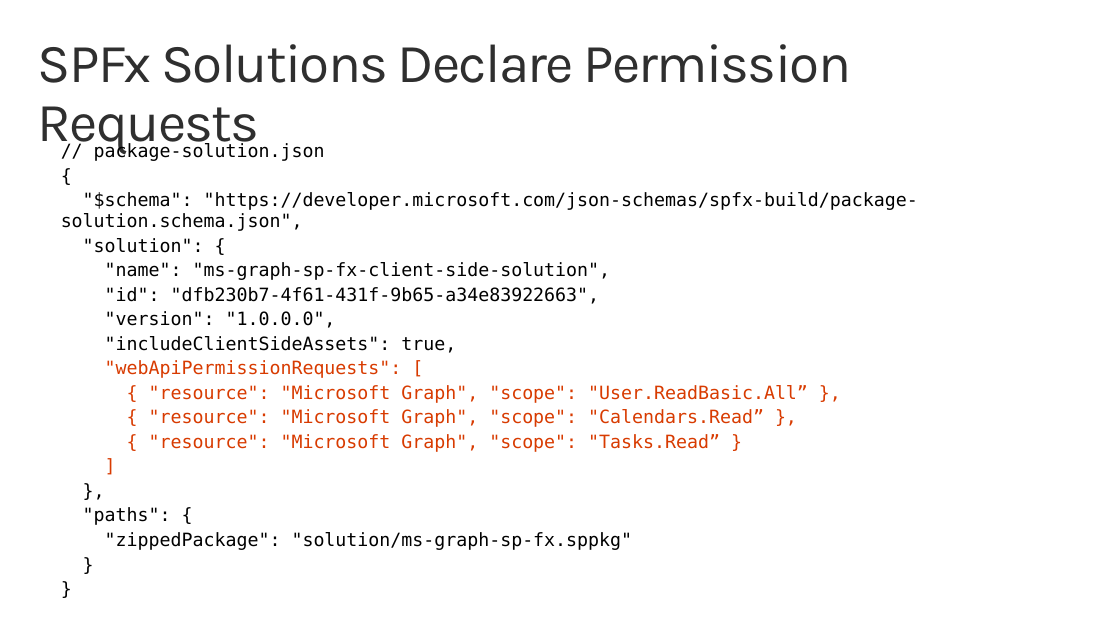
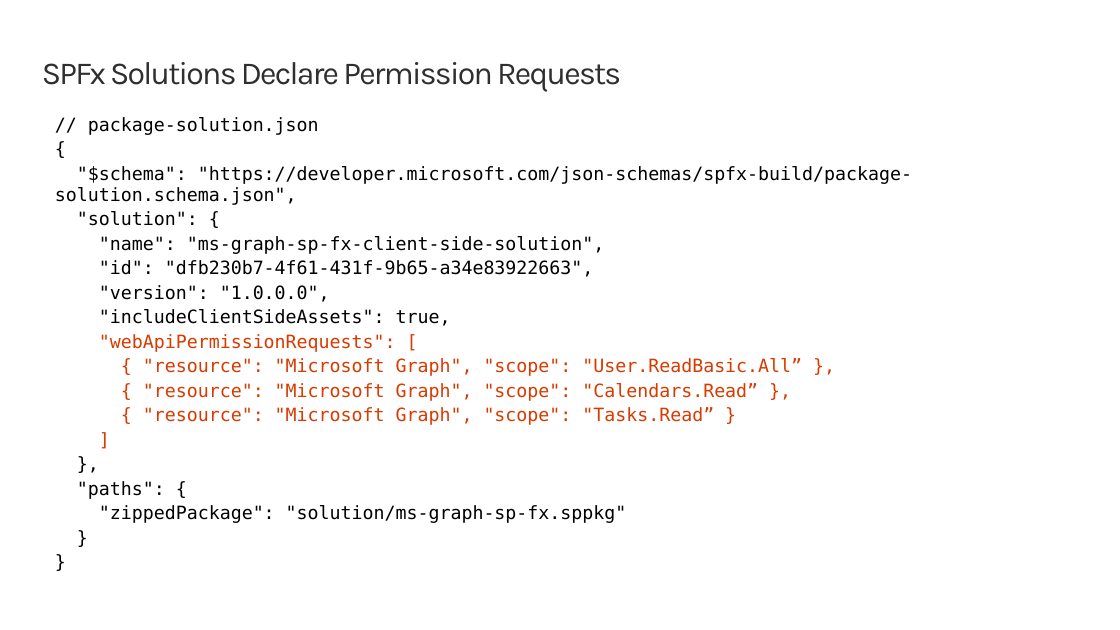
Before and after one commit to SharePoint/sp-dev-training-spfx-graph-3rdpartyapis, a slide deck: slide 11 of 03 msgraphpclient.pptx. Drawn at 1120x630 pixels with LibreOffice and Linux fonts; fonts in the diff are those of the drawing; background and template pictures are left out. Boxes give left, top, right and bottom in pixels: in the first picture for what was removed or moved away, otherwise in the second. Text is boxed around its words. In the diff, an @@ line names an element or a change of style, - is before the commit and + after.

```diff
--- a/03 msgraphpclient.pptx
+++ b/03 msgraphpclient.pptx
@@ title "SPFx Solutions Declare Permission Requests": place and size @@
-title "SPFx Solutions Declare Permission Requests" at bbox=[38, 44, 851, 155]
+title "SPFx Solutions Declare Permission Requests" at bbox=[42, 62, 621, 92]
@@ title "SPFx Solutions Declare Permission Requests" at bbox=[42, 62, 621, 92]: size 48 to 28 pt @@
@@ text "// package-solution.json": place and size @@
-text "// package-solution.json" at bbox=[61, 143, 918, 550]
+text "// package-solution.json" at bbox=[55, 117, 912, 523]
```
Also in this commit, not shown: 8 other slides changed, 1 other file.
